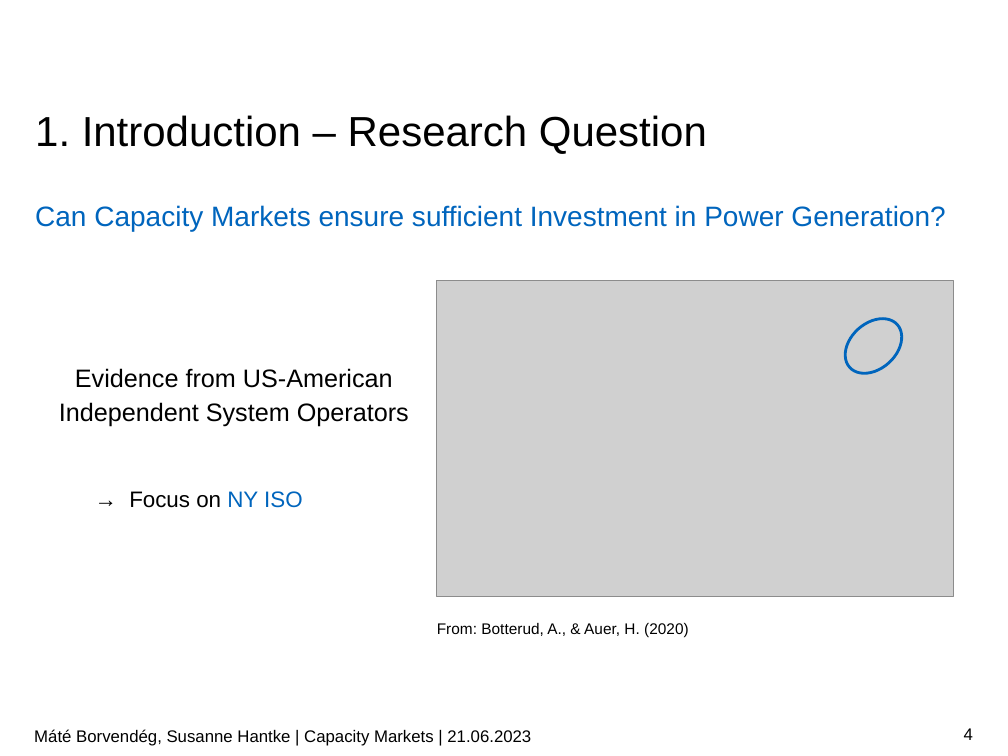
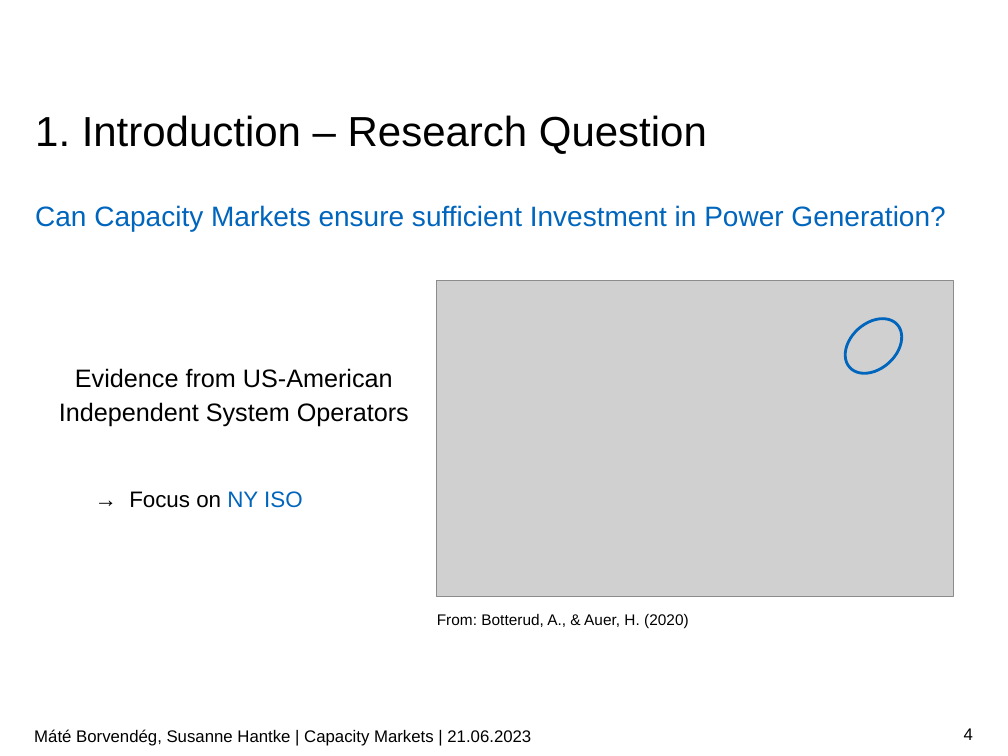
Before and after one commit to borvendegmate/tum_power_system_economics, a slide deck: slide 4 of Final_Presentation_Borvendeg_Hantke.pptx. Drawn at 1008x756 pixels with LibreOffice and Linux fonts; fonts in the diff are those of the drawing; grey boxes stand for pictures; background and template pictures are left out. Boxes give left, top, right and bottom in pixels: in the first picture for what was removed or moved away, otherwise in the second. Text is boxed around its words. In the diff, an @@ line names an element or a change of style, - is before the commit and + after.

```diff
--- a/Final_Presentation_Borvendeg_Hantke.pptx
+++ b/Final_Presentation_Borvendeg_Hantke.pptx
@@ text "From: Botterud, A., & Auer, ...": place and size @@
-text "From: Botterud, A., & Auer, ..." at <box>437,623,689,638</box>
+text "From: Botterud, A., & Auer, ..." at <box>437,614,689,628</box>
```
Also in this commit, not shown: 11 other slides changed.
